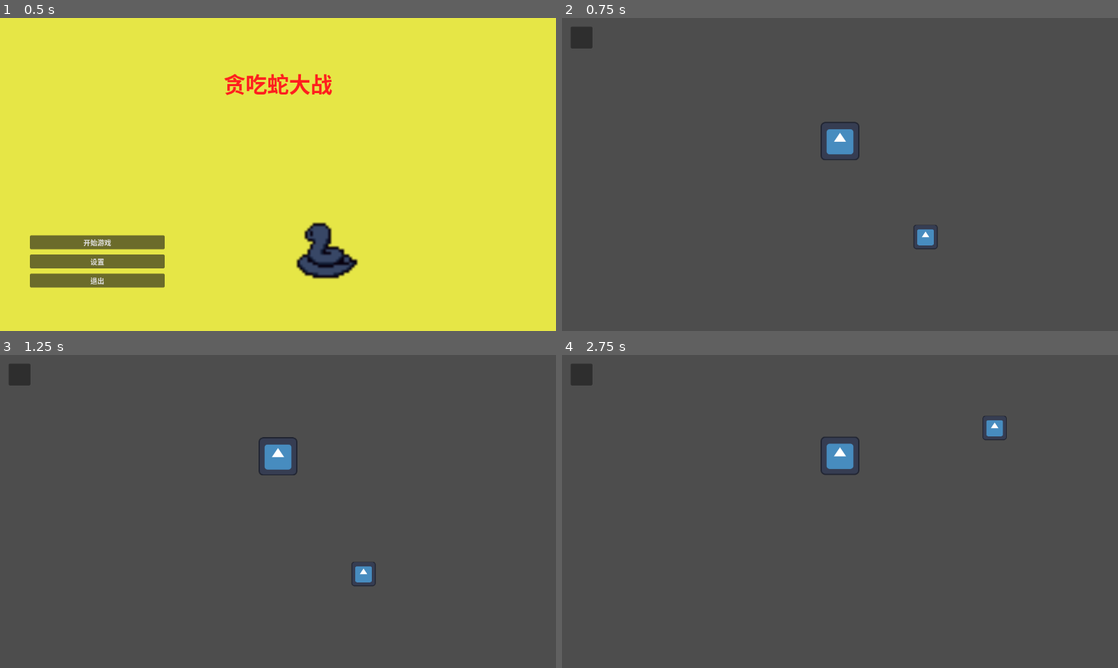
Above: before the commit, frames 1-4 (two rows, left to right).
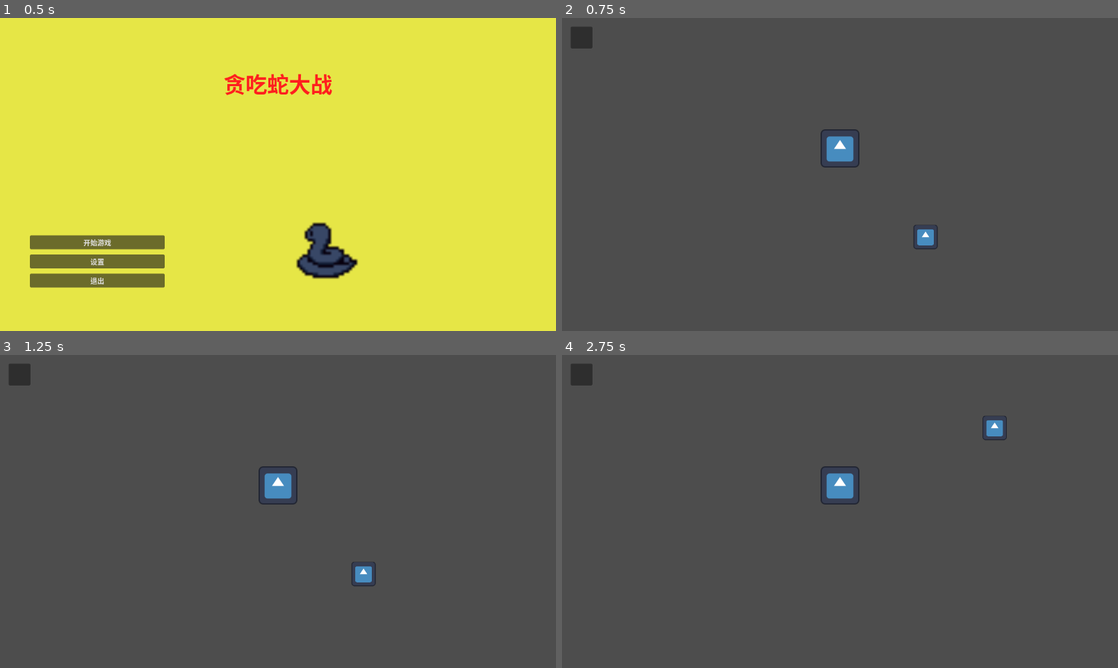
Above: after the commit, the same moments.

Repository: ShenYh98/greedy-snake
Game: Godot game, scene res://StartScreen/StartScreen.tscn
The game is run twice, just before and just after one commit, with the same random seed, the same clock (stepped at 60 frames per second) and the same inputs. The engine's default icon, where the game draws it, is replaced by a stand-in: a white triangle on a blue panel in a dark square.
Inputs (mouse positions are in pixels of both pictures, inside the frame that each line leads up to):
- Up to frame 1 (0.5 s): no input
- Up to frame 2 (0.75 s): click "开始游戏" at 0.5 s
- Up to frame 3 (1.25 s): no input
- Up to frame 4 (2.75 s): click (584, 373) at 1.25 s; click "重新开始" at 2 s

Frame 1 is identical in both runs. In frame 2, 0.4% of the frame differs, in the area x 46-54%, y 33-48%; in frame 3, 1.0%; in frame 4, 1.0%, in the area x 46-54%, y 26-48%.

Commit message:
重大更新 1. 贪吃蛇基本逻辑完成 2. 蛇移动逻辑调整，根据向量移动各个身体

Diff:
--- /dev/null
+++ b/MainGame/snake/marker.gd
@@ -0,0 +1,46 @@
+# Marker.gd
+extends Node2D
+
+@onready var sprite = $Sprite2D
+var lifetime: float = 10.0  # 标记点存在时间
+
+func _ready():
+	# 设置随机颜色以便区分
+	var random_color = Color(randf(), randf(), randf())
+	sprite.modulate = random_color
+
+	# 设置大小
+	scale = Vector2(1.0, 1.0)
+
+	# 设置定时消失
+	var timer = Timer.new()
+	timer.wait_time = lifetime
+	timer.autostart = true
+	timer.timeout.connect(queue_free)
+	add_child(timer)
+
+# 显示方向信息
+func set_direction(direction: Vector2):
+	var direction_text = ""
+	var color = Color.WHITE
+
+	match direction:
+		Vector2.RIGHT:
+			direction_text = "→"
+			color = Color.RED
+		Vector2.LEFT:
+			direction_text = "←"
+			color = Color.BLUE
+		Vector2.UP:
+			direction_text = "↑"
+			color = Color.GREEN
+		Vector2.DOWN:
+			direction_text = "↓"
+			color = Color.YELLOW
+
+	# 创建一个Label显示方向
+	var label = Label.new()
+	label.text = direction_text
+	label.modulate = color
+	label.position = Vector2(0, 0)  # 稍微偏移
+	add_child(label)
--- /dev/null
+++ b/MainGame/snake/marker.tscn
@@ -0,0 +1,12 @@
+[gd_scene load_steps=2 format=3 uid="uid://b1kustvqbyoc4"]
+
+[ext_resource type="Script" uid="uid://ciblx71msq3wd" path="res://MainGame/snake/marker.gd" id="1_dm4y2"]
+
+[node name="Marker" type="Node2D"]
+script = ExtResource("1_dm4y2")
+
+[node name="Sprite2D" type="Sprite2D" parent="."]
+
+[node name="TextureRect" type="TextureRect" parent="Sprite2D"]
+offset_right = 40.0
+offset_bottom = 40.0
--- a/MainGame/snake/snake.gd
+++ b/MainGame/snake/snake.gd
@@ -3,49 +3,39 @@
 @onready var snakeBody = $SnakeBody
 
 var direction_in = Vector2.ZERO						# 控制器下发移动方向
+var body_direction = Vector2.ZERO					# 蛇身节点移动方向
 @export var is_move : bool							# 是否移动标志位
 @export var speed : float = 100.0					# 移动速度
+@export var posDistance : float = 1					# 蛇身跟随距离
 var body_parts: Array								# 蛇身队列
-var body_direction: Array							# 每个蛇身节点移动方向
-var body_direction_point: Dictionary[int, Array]		# 将拐点变化记录到这个字典中
+
+
+func create_debug_marker(position: Vector2, direction: Vector2):
+	var NewMarker = preload("res://MainGame/snake/marker.tscn")
+	var marker = NewMarker.instantiate()
+	marker.position = position
+	marker.set_direction(direction)  # 如果Marker有这个方法
+
+	# 添加到当前场景
+	get_parent().add_child(marker)
+
 
 # 蛇前后左右移动
 func body_orientation(event: InputEvent) -> void:
 	if event is InputEventKey:
-		var pos
 		if event.pressed and event.keycode == KEY_D || event.keycode == KEY_RIGHT:
-			pos = {
-				"directionFlag" : Vector2.RIGHT,
-				"position" : snakeBody.position
-			}
+			pass
 		if event.pressed and event.keycode == KEY_S || event.keycode == KEY_DOWN:
-			pos = {
-				"directionFlag" : Vector2.DOWN,
-				"position" : snakeBody.position
-			}
+			pass
 		if event.pressed and event.keycode == KEY_A || event.keycode == KEY_LEFT:
-			pos = {
-				"directionFlag" : Vector2.LEFT,
-				"position" : snakeBody.position
-			}
+			pass
 		if event.pressed and event.keycode == KEY_W || event.keycode == KEY_UP:
-			pos = {
-				"directionFlag" : Vector2.UP,
-				"position" : snakeBody.position
-			}
-		if event.pressed:
-			for i in range(1, body_parts.size()):
-				if body_direction_point.has(i):
-					body_direction_point[i].push_back(pos)
-				else:
-					body_direction_point[i] = []
-					body_direction_point[i].push_back(pos)
+			pass
 
 
-func turn_direction(num, size, curPos, pos, direction) -> bool:
-	if curPos.distance_to(pos) < 1:
-		print("蛇身第", num, "段", " 拐点队列大小：", size, " 当前坐标:", curPos, " 到达坐标：", pos, " 方向：", direction)
-		print("误差：", curPos - pos)
+func turn_direction(curPos, pos, direction) -> bool:
+	if curPos.distance_to(pos) < posDistance:
+		#print("当前坐标:", curPos, " 到达坐标：", pos, " 方向：", direction)
 		if direction == Vector2.RIGHT:
 			return true
 		elif direction == Vector2.LEFT:
@@ -62,29 +52,13 @@
 func _add_body() -> void:
 	if body_parts.is_empty():
 		body_parts.push_back(snakeBody)
-		body_direction.push_back(Vector2.UP);
 	else:
 		var NewBody = preload("res://MainGame/snake/SnakeBody.tscn")
 		var newBody = NewBody.instantiate()
 
-		if body_direction[-1] == Vector2.UP:
-			newBody.position = body_parts[-1].position + Vector2(0, 80)
-		if body_direction[-1] == Vector2.DOWN:
-			newBody.position = body_parts[-1].position + Vector2(0, -80)
-		if body_direction[-1] == Vector2.LEFT:
-			newBody.position = body_parts[-1].position + Vector2(80, 0)
-		if body_direction[-1] == Vector2.RIGHT:
-			newBody.position = body_parts[-1].position + Vector2(-80, 0)
-
-		add_child(newBody)
+		newBody.position = body_parts[-1].position + Vector2(0, -80)
+		get_parent().add_child(newBody)
 		body_parts.push_back(newBody)
-		body_direction.push_back(body_direction[-1]);
-
-		# 复制上一个蛇身拐点数据到现在蛇身
-		if body_parts.size() > 2:
-			if body_direction_point.has(body_parts.size()-2):
-				body_direction_point[body_parts.size()-1] = []
-				body_direction_point[body_parts.size()-1] = body_direction_point[body_parts.size()-2]
 
 
 # 清空蛇身
@@ -94,8 +68,6 @@
 			body_parts[i].queue_free()  # 从场景中删除节点
 
 	body_parts.clear()
-	body_direction.clear()
-	body_direction_point.clear()
 
 
 func _move(value) -> void:
@@ -116,16 +88,14 @@
 func _process(delta: float) -> void:
 	if is_move:
 		if direction_in != Vector2.ZERO:
-			body_direction[0] = direction_in
+			body_direction = direction_in
 
 		if !body_parts.is_empty():
-			body_parts[0].position += body_direction[0] * speed * delta
+			body_parts[0].position += body_direction * speed * delta
 
 		for i in range(1, body_parts.size()):
-			body_parts[i].position += body_direction[i] * speed * delta
-			if !body_direction_point.is_empty():
-				if body_direction_point.has(i):
-					if !body_direction_point[i].is_empty():
-						if turn_direction(i, body_direction_point[i].size(), body_parts[i].position, body_direction_point[i][0].position, body_direction_point[i][0].directionFlag):
-							body_direction[i] = body_direction_point[i][0].directionFlag
-							body_direction_point[i].pop_front()
+			var move_direction = (body_parts[i-1].position - body_parts[i].position).normalized()
+			if body_parts[i-1].position.distance_to(body_parts[i].position) < 80:
+				pass
+			else:
+				body_parts[i].position += move_direction * speed * delta
--- a/MainGame/snake/snake.tscn
+++ b/MainGame/snake/snake.tscn
@@ -1,9 +1,12 @@
-[gd_scene load_steps=3 format=3 uid="uid://cl7kw065e7wme"]
+[gd_scene load_steps=4 format=3 uid="uid://cl7kw065e7wme"]
 
 [ext_resource type="Script" uid="uid://btf0l6x6pyfvb" path="res://MainGame/snake/snake.gd" id="1_q5ohc"]
+[ext_resource type="PackedScene" uid="uid://b1kustvqbyoc4" path="res://MainGame/snake/marker.tscn" id="3_q0g68"]
 [ext_resource type="PackedScene" uid="uid://b8lsj2wmevxbh" path="res://MainGame/snake/SnakeBody.tscn" id="3_u1jyk"]
 
 [node name="Snake" type="CharacterBody2D"]
 script = ExtResource("1_q5ohc")
 
 [node name="SnakeBody" parent="." instance=ExtResource("3_u1jyk")]
+
+[node name="Marker" parent="." instance=ExtResource("3_q0g68")]
Not shown, added: MainGame/snake/marker.gd.uid
Not shown, added: MainGame/MainGame.tscn436456889894.tmp
